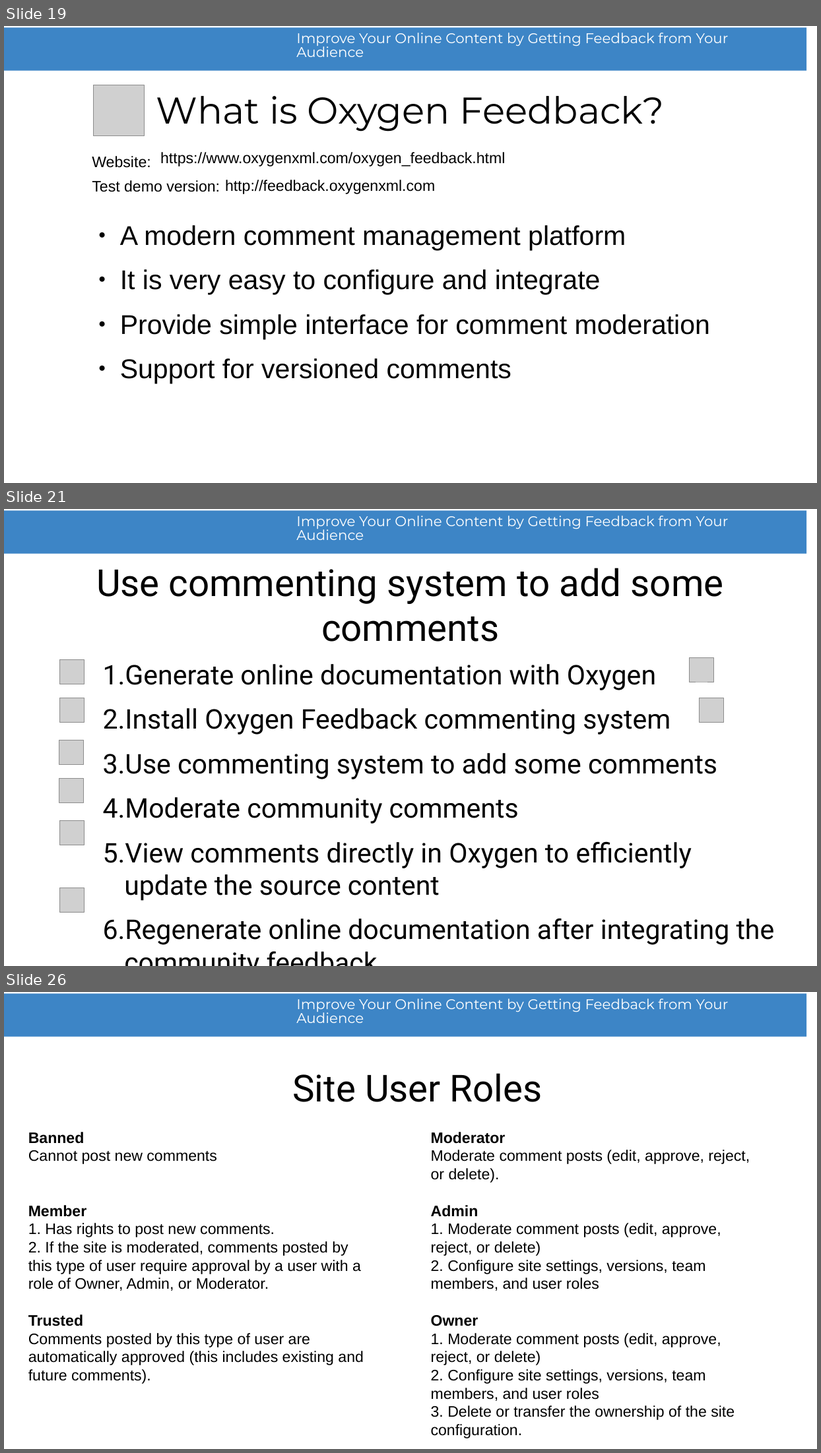
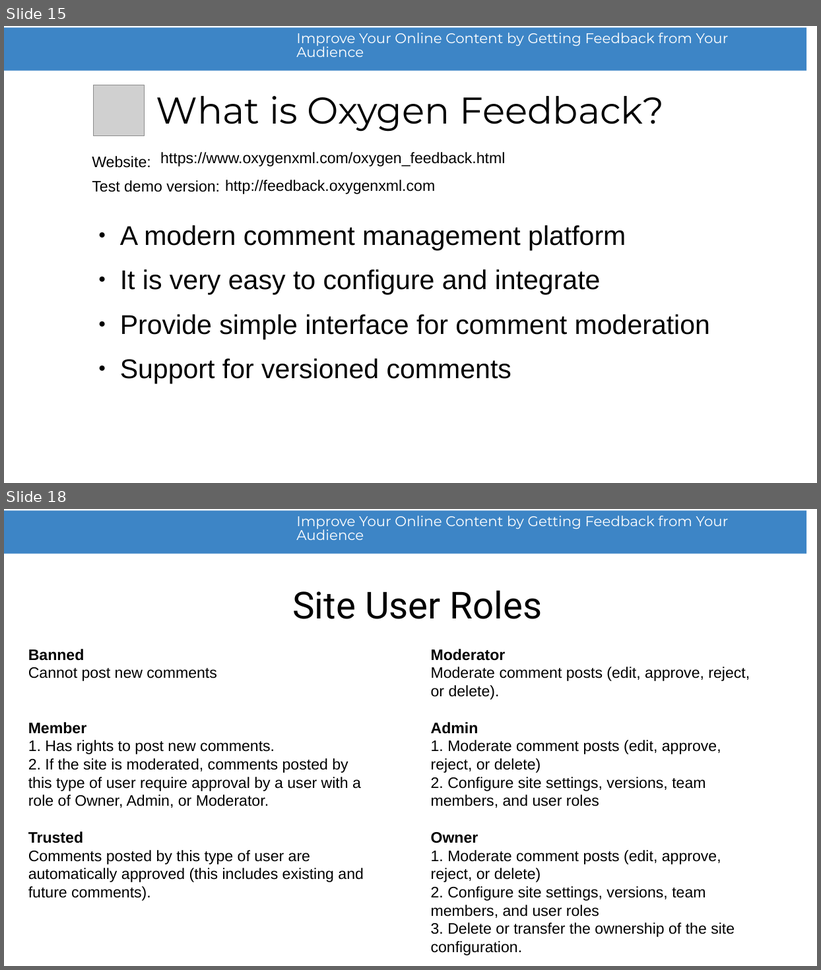
Before and after one commit to radu-pisoi/feedback-presentation, a slide deck: presentation/feedback-demo.odp. Shown one above the other, each under a label of ours: slides 19, 21 and 26 before the commit, slides 15 and 18 after it; the slides between them are not shown. The pictures are 821x1453 and 821x970 pixels, drawn with LibreOffice and Linux fonts; fonts in the diff are those of the drawing; grey boxes stand for pictures; background and template pictures are left out. Boxes give left, top, right and bottom in pixels: in the first picture for what was removed or moved away, otherwise in the second. Text is boxed around its words. In the diff, an @@ line names an element or a change of style, - is before the commit and + after.

```diff
--- a/presentation/feedback-demo.odp
+++ b/presentation/feedback-demo.odp
@@ slide 21 removed at bbox=[4, 509, 817, 966], background #FFFFFF; not listed: 2 template elements that a slide beside it also shows @@
@@ title removed at bbox=[96, 568, 724, 642] @@
-Use commenting system to add some comments
@@ picture removed at bbox=[60, 660, 85, 685] @@
@@ text removed at bbox=[103, 664, 775, 945] @@
-1. Generate online documentation with Oxygen
-2. Install Oxygen Feedback commenting system
-3. Use commenting system to add some comments
-4. Moderate community comments
-5. View comments directly in Oxygen to efficiently update the source content
-6. Regenerate online documentation after integrating the community feedback
@@ picture removed at bbox=[690, 658, 714, 682] @@
@@ picture removed at bbox=[60, 698, 85, 722] @@
@@ picture removed at bbox=[700, 698, 724, 722] @@
@@ picture removed at bbox=[59, 741, 83, 765] @@
@@ picture removed at bbox=[59, 779, 83, 803] @@
@@ picture removed at bbox=[60, 821, 85, 845] @@
@@ picture removed at bbox=[60, 889, 85, 913] @@
@@ what was slide 19 is now slide 15 @@
@@ what was slide 26 is now slide 18 @@
```
Also in this commit, not shown: 8 slides changed, 3 slides added, 9 other slides removed, 1 other file.
